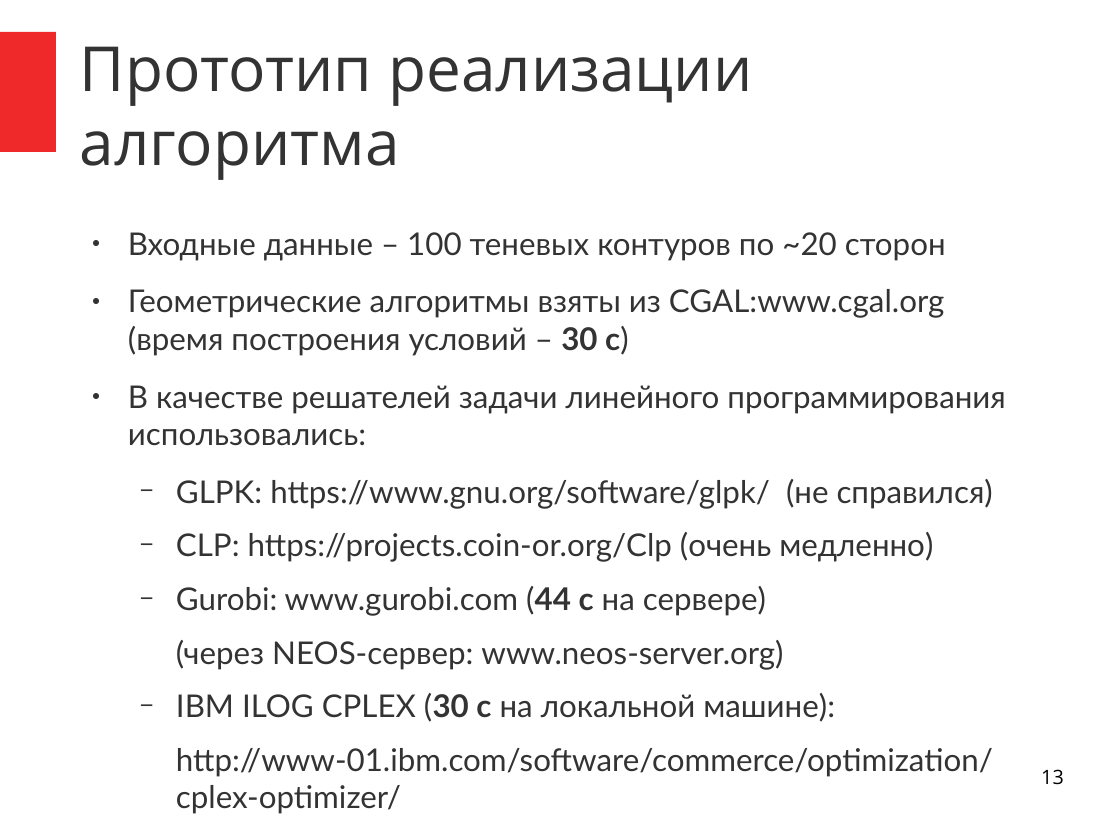
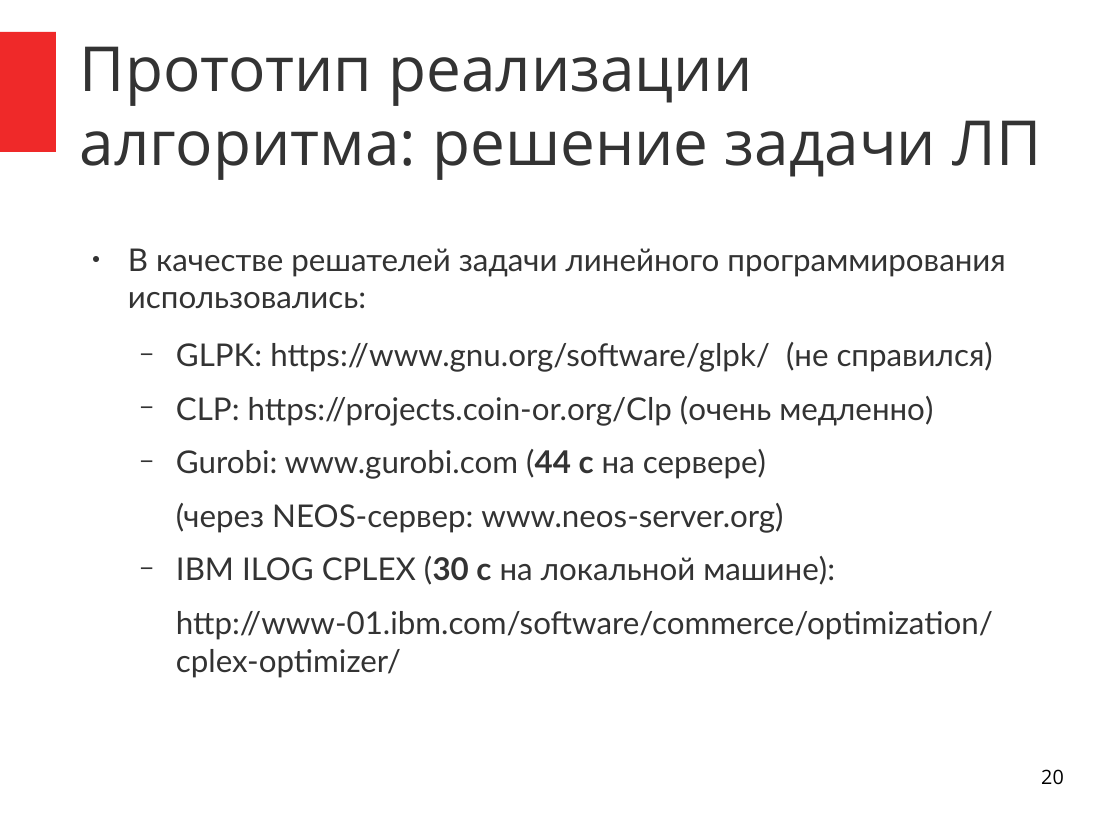
Before and after one commit to ilya-palachev/polyhedra-correction-library, a slide deck: slide 20 of Documentation/i.palachev/Thesis/Presentation-Feb2015/presentation-feb2015.odp (slide 13 before the commit). Drawn at 1120x840 pixels with LibreOffice and Linux fonts; fonts in the diff are those of the drawing. Boxes give left, top, right and bottom in pixels: in the first picture for what was removed or moved away, otherwise in the second. Text is boxed around its words. In the diff, an @@ line names an element or a change of style, - is before the commit and + after.

```diff
--- a/Documentation/i.palachev/Thesis/Presentation-Feb2015/presentation-feb2015.odp
+++ b/Documentation/i.palachev/Thesis/Presentation-Feb2015/presentation-feb2015.odp
@@ title at (x1=80, y1=46, x2=1041, y2=180): text changed @@
-Прототип реализации алгоритма
+Прототип реализации алгоритма: решение задачи ЛП
@@ text at (x1=128, y1=232, x2=946, y2=356): paragraphs removed @@
-● Входные данные – 100 теневых контуров по ~20 сторон
-● Геометрические алгоритмы взяты из CGAL:www.cgal.org (время построения условий – 30 с)
@@ text "В качестве решателей задачи линейного ..." moved from (x1=128, y1=232, x2=1006, y2=777) to (x1=128, y1=248, x2=1006, y2=678) @@
@@ page number at (x1=1041, y1=769, x2=1064, y2=785): text changed @@
-13
+20
```
Also in this commit, not shown: 7 other slides changed, 10 slides added, 1 slide removed.
